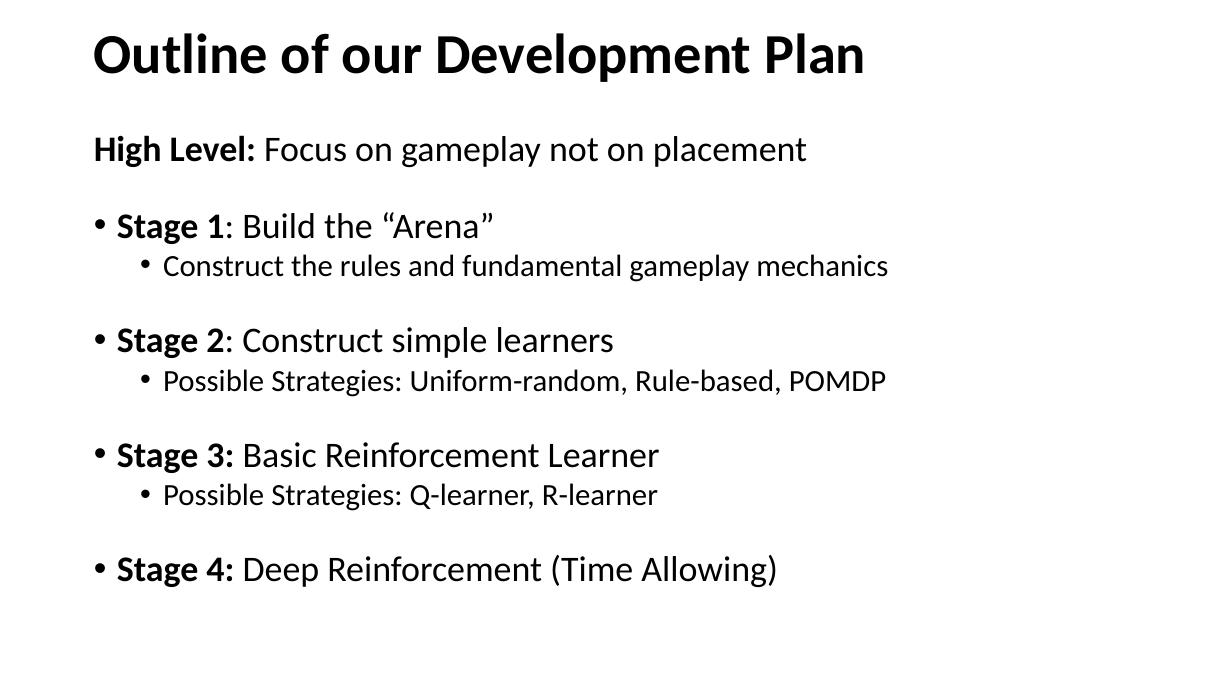
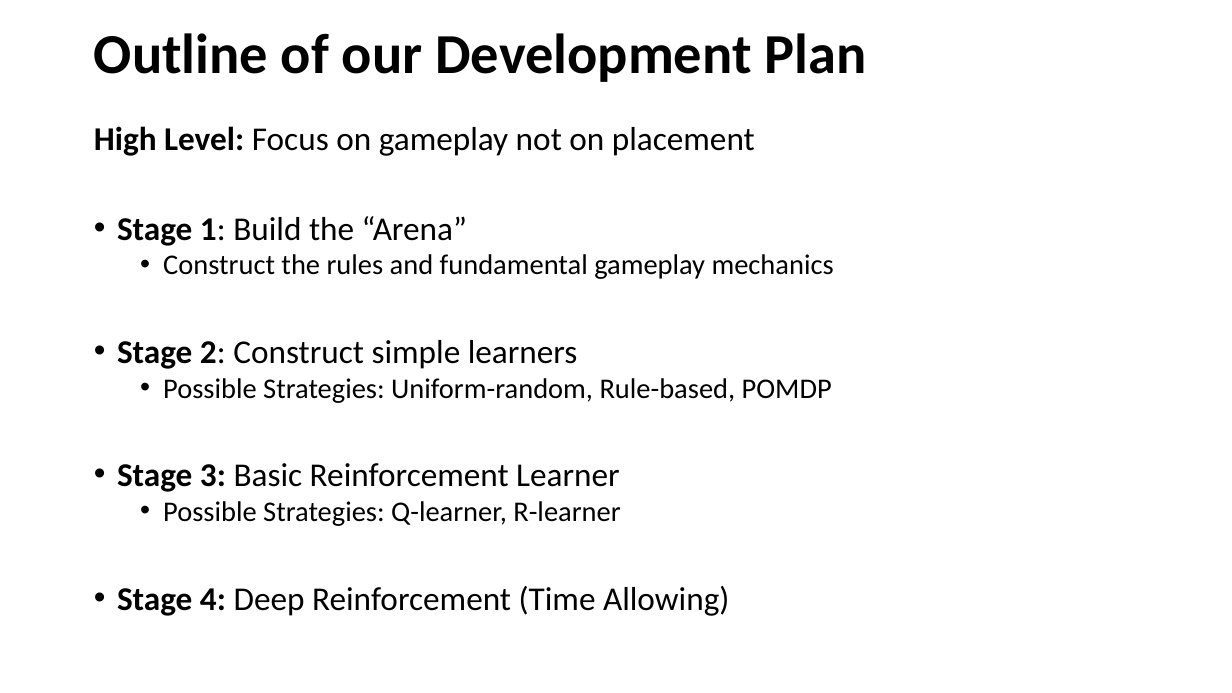
Before and after one commit to ZaydH/stratego, a slide deck: slide 4 of weekly_slides/cis510_meeting_2019_04_12.pptx. Drawn at 1232x693 pixels with LibreOffice and Linux fonts; fonts in the diff are those of the drawing. Boxes give left, top, right and bottom in pixels: in the first picture for what was removed or moved away, otherwise in the second. Text is boxed around its words. In the diff, an @@ line names an element or a change of style, - is before the commit and + after.

```diff
--- a/weekly_slides/cis510_meeting_2019_04_12.pptx
+++ b/weekly_slides/cis510_meeting_2019_04_12.pptx
@@ text "High Level: Focus on gameplay ..." at box(94, 126, 834, 616): size 28 to 25.9 pt in "High Level: Focus on gameplay not on ...", "Stage 1: Build the “Arena”", "Stage 2: Construct simple learners", "Stage 3: Basic Reinforcement Learner" and 1 more places; size 24 to 22.2 pt in "Construct the rules and fundamental gameplay mechanics", "Possible Strategies: Uniform-random, Rule-based, POMDP", "Possible Strategies: Q-learner, R-learner"; line spacing 1 to 0.8; more space between paragraphs; line spacing 0.9 to 0.8 @@
```
Also in this commit, not shown: 5 other slides changed, 2 slides added, 1 slide removed.
